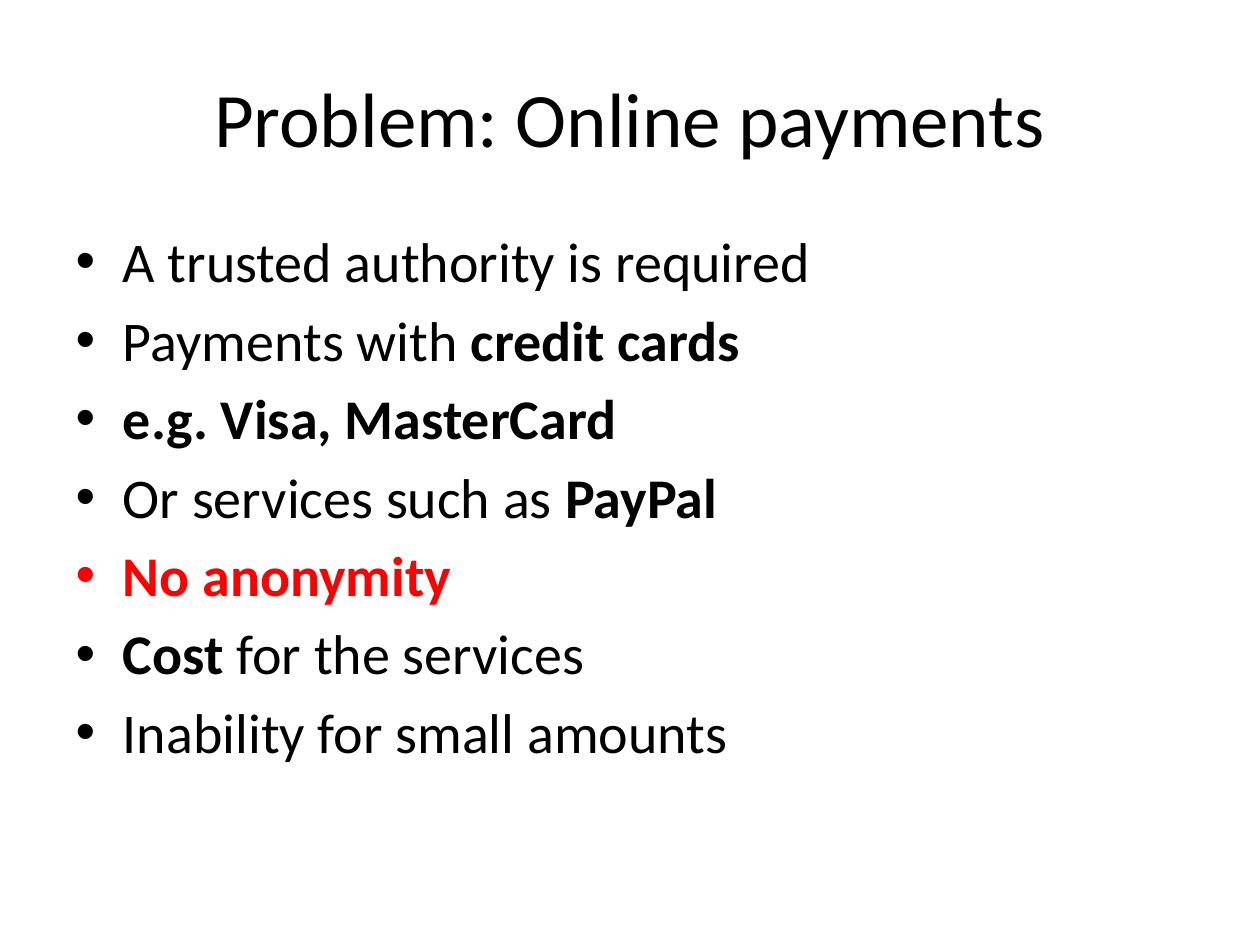
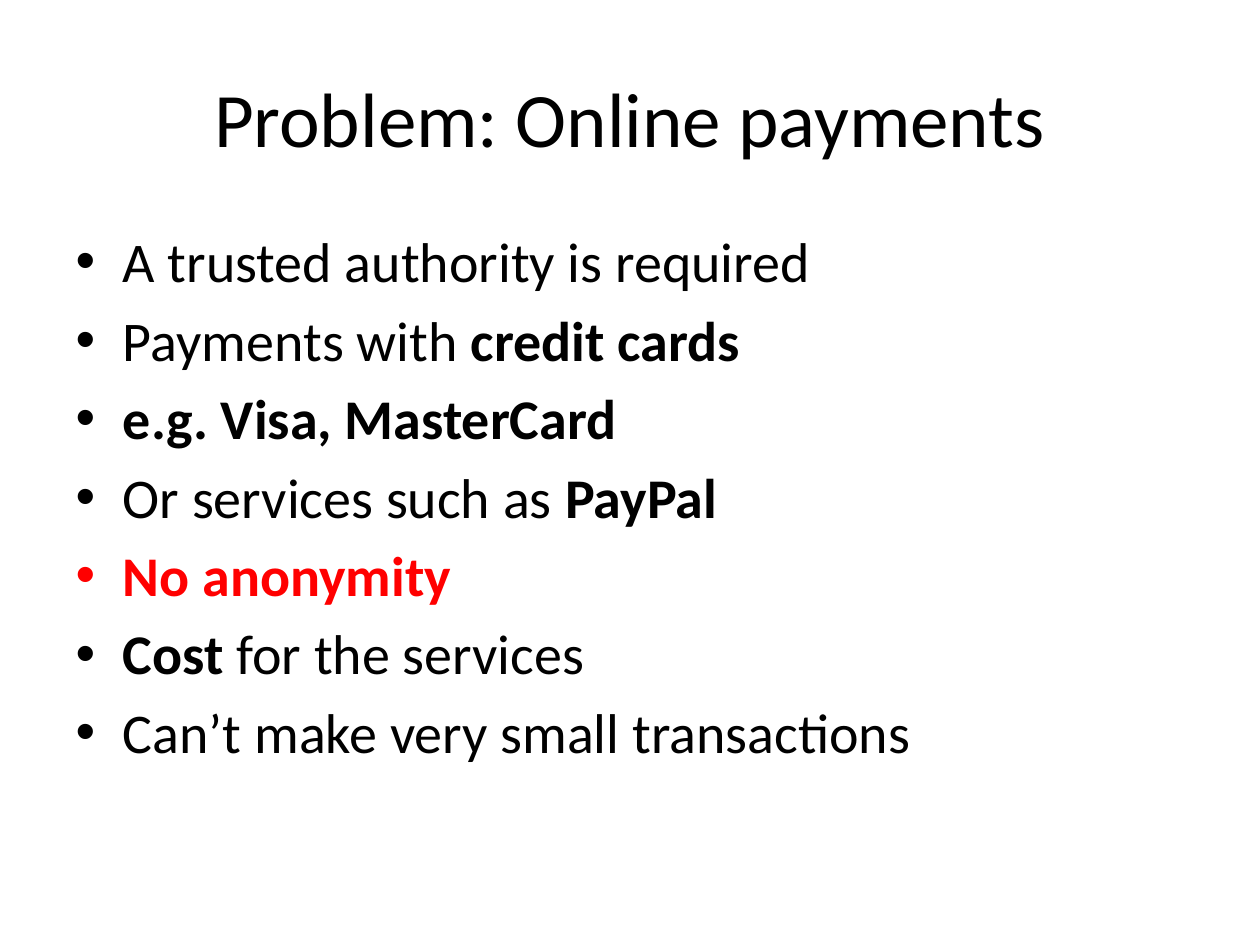
Before and after one commit to dionyziz/ntua-crypto, a slide deck: slide 4 of bitcoin-en.pptx. Drawn at 1260x945 pixels with LibreOffice and Linux fonts; fonts in the diff are those of the drawing. Boxes give left, top, right and bottom in pixels: in the first picture for what was removed or moved away, otherwise in the second. Text is boxed around its words. In the diff, an @@ line names an element or a change of style, - is before the commit and + after.

```diff
--- a/bitcoin-en.pptx
+++ b/bitcoin-en.pptx
@@ text at (123, 713, 910, 762): text changed @@
-• Inability for small amounts
+• Can’t make very small transactions
```
Also in this commit, not shown: 15 other slides changed, 1 other file.
